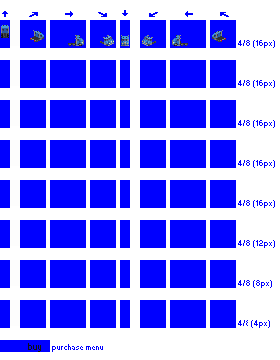
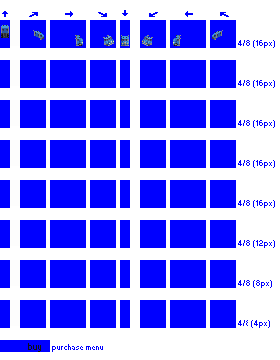
Layer changes from the first 280 × 360 image to the second:
added layer "mask" above "Layer 3" over (30, 36, 226, 46)
